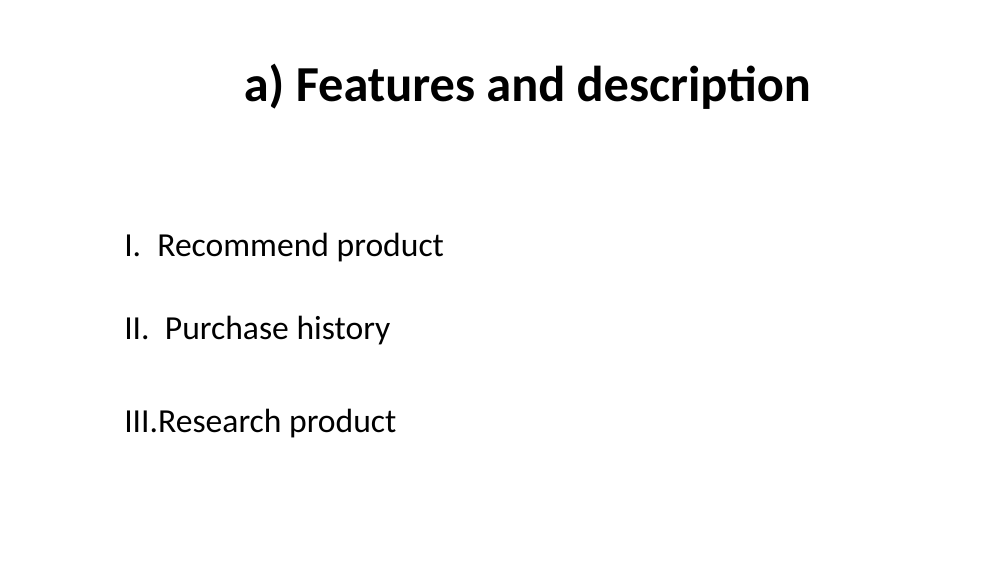
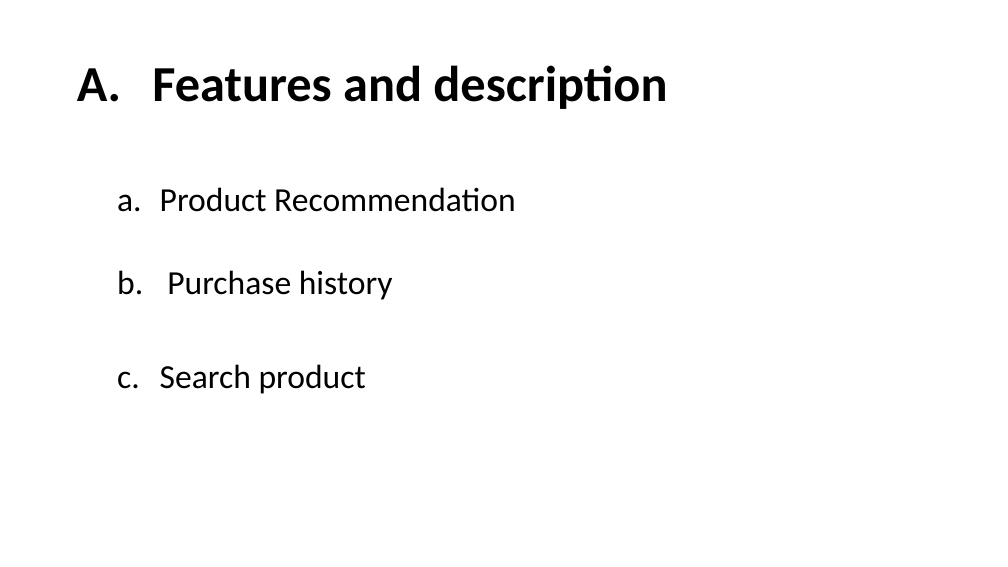
Before and after one commit to tieuduong241096/2017S2-WEB_LAB-, a slide deck: slide 3 of Presentation1.pptx. Drawn at 1008x567 pixels with LibreOffice and Linux fonts; fonts in the diff are those of the drawing. Boxes give left, top, right and bottom in pixels: in the first picture for what was removed or moved away, otherwise in the second. Text is boxed around its words. In the diff, an @@ line names an element or a change of style, - is before the commit and + after.

```diff
--- a/Presentation1.pptx
+++ b/Presentation1.pptx
@@ title at (152, 65, 667, 109): text changed @@
-a) Features and description
+A. Features and description
@@ text "Product Recommendation": place and size @@
-text "Product Recommendation" at (124, 232, 444, 438)
+text "Product Recommendation" at (160, 187, 516, 394)
@@ text at (160, 187, 516, 212): text changed @@
-I. Recommend product
+a. Product Recommendation
@@ text at (167, 270, 393, 300): bullet I. to a. @@
@@ text at (160, 364, 366, 394): text changed @@
-III. Research product
+c. Search product
```
Also in this commit, not shown: 8 other slides changed, 4 slides added, 6 slides removed.
